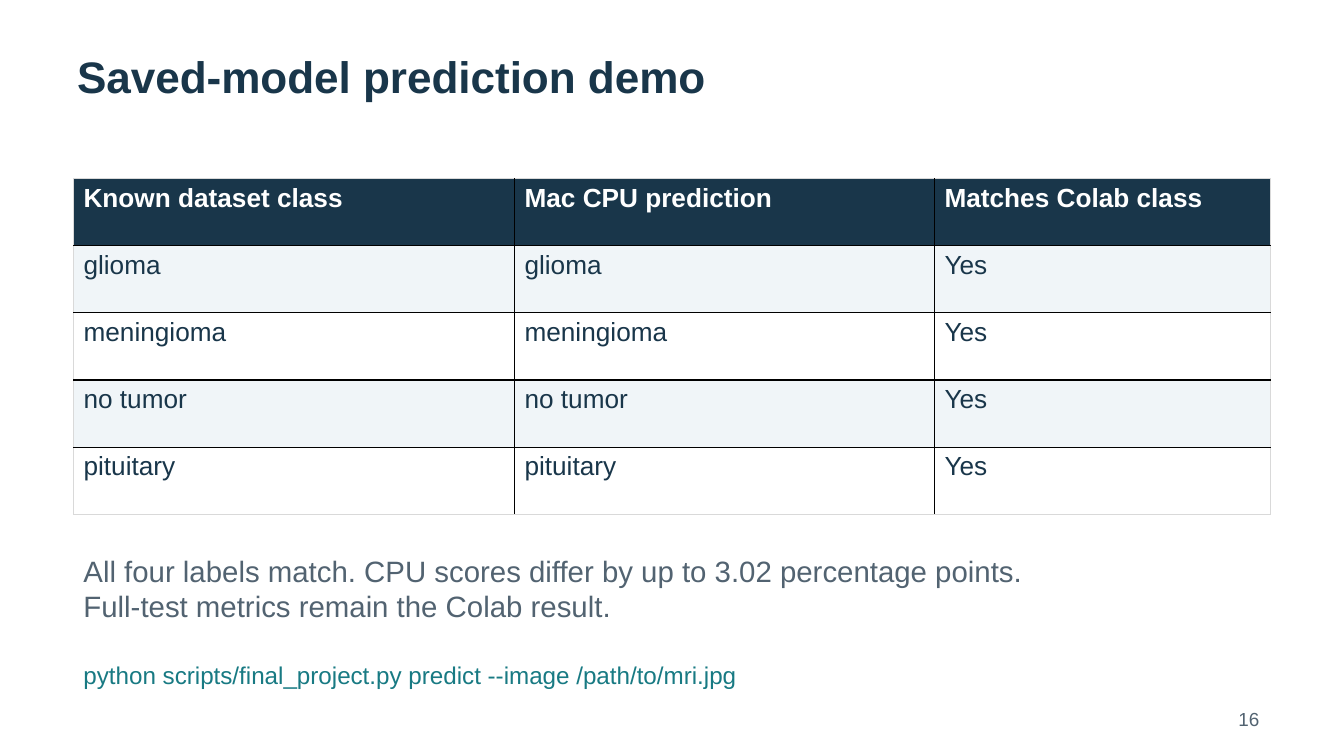
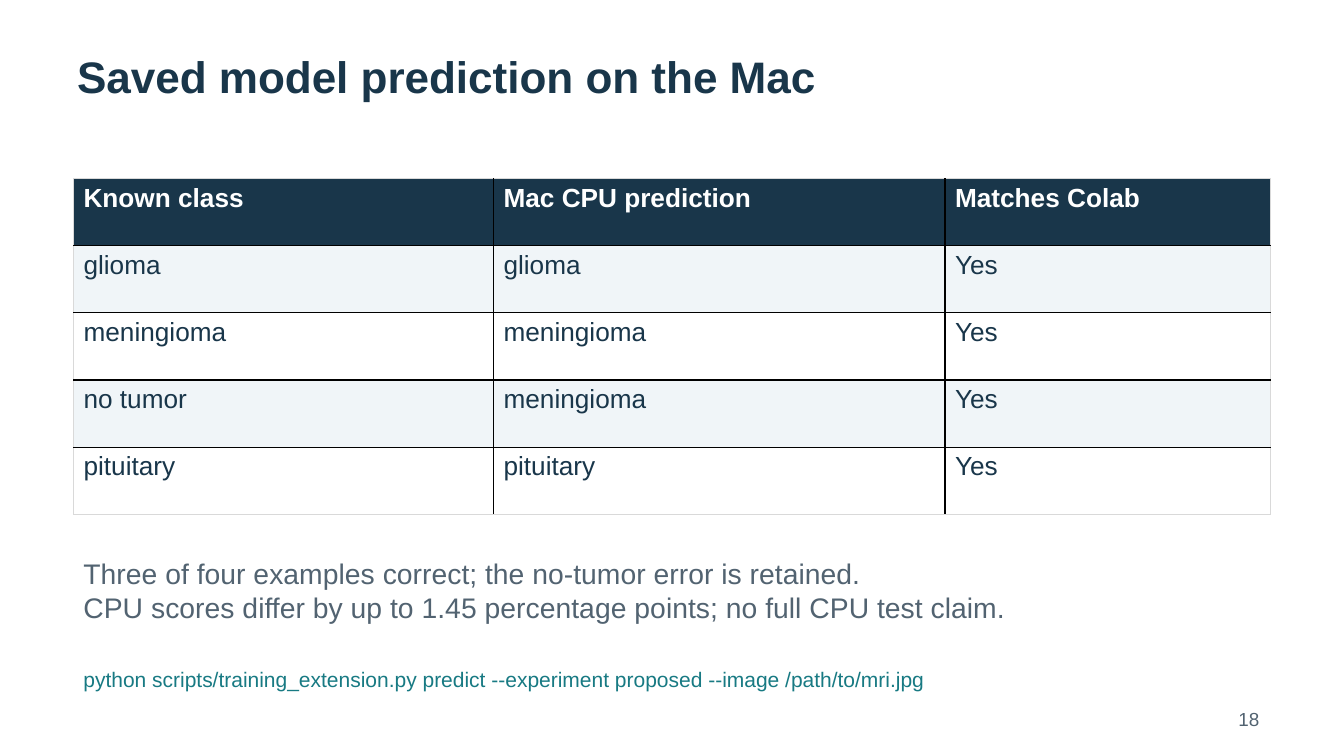
Before and after one commit to visheshrao17/ComputerVision_Prj, a slide deck: slide 18 of deliverables/final_evaluation/Brain_MRI_Final_Presentation.pptx (slide 16 before the commit). Drawn at 1344x756 pixels with LibreOffice and Linux fonts; fonts in the diff are those of the drawing. Boxes give left, top, right and bottom in pixels: in the first picture for what was removed or moved away, otherwise in the second. Text is boxed around its words. In the diff, an @@ line names an element or a change of style, - is before the commit and + after.

Commit message:
Add compact staged fine-tuning and verified final evaluation results

```diff
--- a/deliverables/final_evaluation/Brain_MRI_Final_Presentation.pptx
+++ b/deliverables/final_evaluation/Brain_MRI_Final_Presentation.pptx
@@ text at box(77, 61, 816, 101): text changed @@
-Saved-model prediction demo
+Saved model prediction on the Mac
@@ table at box(74, 178, 1271, 514) @@
-row 1, column 1: Known dataset class
+row 1, column 1: Known class
-row 1, column 3: Matches Colab class
+row 1, column 3: Matches Colab
-row 4, column 2: no tumor
+row 4, column 2: meningioma
@@ text at box(83, 563, 1005, 624): text changed; size 21 to 20.2 pt @@
-All four labels match. CPU scores differ by up to 3.02 percentage points.
-Full-test metrics remain the Colab result.
+Three of four examples correct; the no-tumor error is retained.
+CPU scores differ by up to 1.45 percentage points; no full CPU test claim.
@@ text at box(83, 671, 924, 691): text changed; size 17.2 to 15 pt @@
-python scripts/final_project.py predict --image /path/to/mri.jpg
+python scripts/training_extension.py predict --experiment proposed --image /path/to/mri.jpg
@@ text at box(1238, 713, 1259, 726): text changed @@
-16
+18
```
Also in this commit, not shown: 5 other slides changed, 6 slides added, 3 slides removed, 47 other files.
